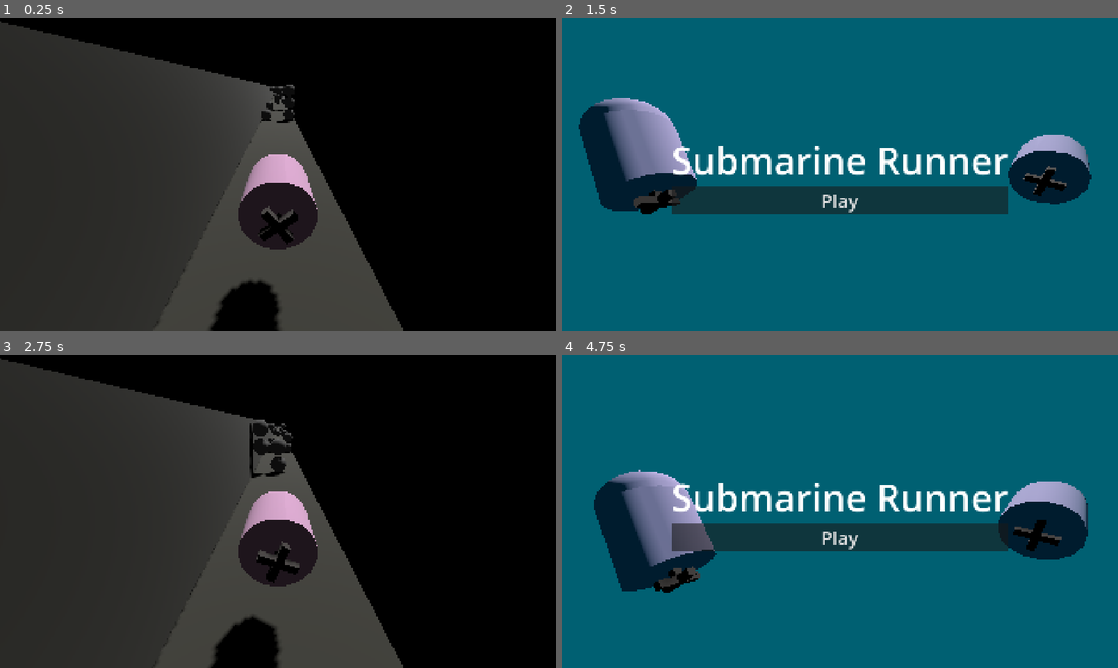
Above: before the commit, frames 1-4 (two rows, left to right).
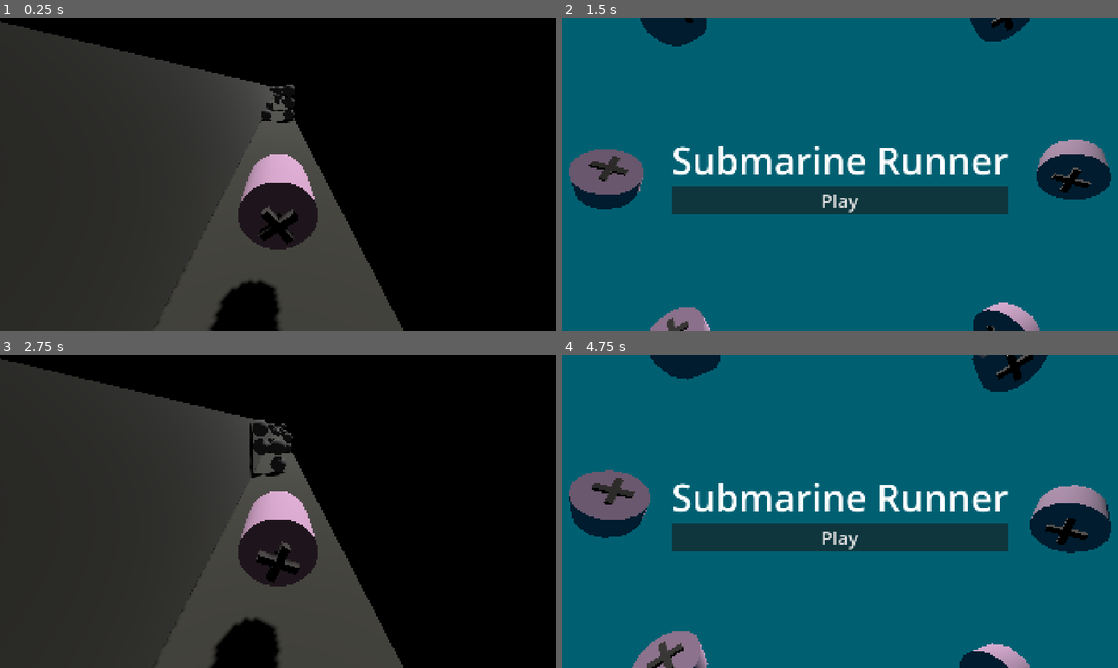
Above: after the commit, the same moments.

Repository: yunusey/submarine-runner
Game: Godot game, scene res://Main.tscn
Same seed, same stepped clock (60 frames per second), same inputs: the game is played once before the commit and once after it.
Inputs:
- Up to frame 1 (0.25 s): no input
- Up to frame 2 (1.5 s): hold D (move_right) 0.53-1.28 s; hold S (move_down) from 1.28 s (still down)
- Up to frame 3 (2.75 s): release S (move_down) at 2 s; click "Play" at 2 s
- Up to frame 4 (4.75 s): hold D (move_right) 2.78-3.53 s; hold W (move_up) 3.53-4.28 s; hold A (move_left) from 4.28 s (still down)

The runs differ from the first frame. In frame 1, less than 0.1% of the frame differs, in the area x 42-58%, y 43-88%; in frame 2, 11%; in frame 3, less than 0.1%; in frame 4, 14%, in the area x 1-99%, y 0-100%.

Commit message:
Improve the model's shading and animations

Diff:
--- a/MainMenu/Background/Background.tscn
+++ b/MainMenu/Background/Background.tscn
@@ -11,15 +11,44 @@
 [node name="DirectionalLight3D" type="DirectionalLight3D" parent="." unique_id=1991166864]
 transform = Transform3D(-0.8660254, -0.43301278, 0.25, 0, 0.49999997, 0.86602545, -0.50000006, 0.75, -0.43301266, 0, 0, 0)
 light_energy = 2.8
-shadow_enabled = true
 
 [node name="WorldEnvironment" type="WorldEnvironment" parent="." unique_id=921380346]
 environment = SubResource("Environment_e4dgc")
 
 [node name="Camera3D" type="Camera3D" parent="." unique_id=344525570]
-transform = Transform3D(1, 0, 0, 0, 1, 0, 0, 0, 1, 0, 0, 2)
+transform = Transform3D(1, 0, 0, 0, 1, 0, 0, 0, 1, 0, 0, 2.1594424)
 
-[node name="BackgroundSubmarine" parent="." unique_id=601615461 instance=ExtResource("2_t5mig")]
+[node name="SubmarineCluster1" type="Node3D" parent="." unique_id=552839712]
 
-[node name="BackgroundSubmarine2" parent="." unique_id=1087566212 instance=ExtResource("2_t5mig")]
-transform = Transform3D(-0.47839245, -0.84558296, -0.23691785, 0.68606526, -0.19148757, -0.701888, 0.54813784, -0.4983191, 0.6717313, 0, 0, 0)
+[node name="BackgroundSubmarineA" parent="SubmarineCluster1" unique_id=601615461 instance=ExtResource("2_t5mig")]
+transform = Transform3D(1, 0, 0, 0, 1, 0, 0, 0, 1, 0.3, 0, 0)
+
+[node name="BackgroundSubmarineB" parent="SubmarineCluster1" unique_id=408458672 instance=ExtResource("2_t5mig")]
+transform = Transform3D(-1, 8.742278e-08, 0, -8.742278e-08, -1, 0, 0, 0, 1, -0.3, 0, 0)
+
+[node name="SubmarineCluster2" type="Node3D" parent="." unique_id=1499914524]
+transform = Transform3D(0.70710677, 0.70710677, 0, -0.70710677, 0.70710677, 0, 0, 0, 1, 0, 0, 0)
+
+[node name="BackgroundSubmarineA" parent="SubmarineCluster2" unique_id=1251318293 instance=ExtResource("2_t5mig")]
+transform = Transform3D(1, 0, 0, 0, 1, 0, 0, 0, 1, 0.3, 0, 0)
+
+[node name="BackgroundSubmarineB" parent="SubmarineCluster2" unique_id=591703091 instance=ExtResource("2_t5mig")]
+transform = Transform3D(-1, 8.742278e-08, 0, -8.742278e-08, -1, 0, 0, 0, 1, -0.3, 0, 0)
+
+[node name="SubmarineCluster3" type="Node3D" parent="." unique_id=384256931]
+transform = Transform3D(-4.3711385e-08, 0.99999994, 0, -0.99999994, -4.3711385e-08, 0, 0, 0, 1, 0, 0, 0)
+
+[node name="BackgroundSubmarineA" parent="SubmarineCluster3" unique_id=1848853362 instance=ExtResource("2_t5mig")]
+transform = Transform3D(1, 0, 0, 0, 1, 0, 0, 0, 1, 0.3, 0, 0)
+
+[node name="BackgroundSubmarineB" parent="SubmarineCluster3" unique_id=194150528 instance=ExtResource("2_t5mig")]
+transform = Transform3D(-1, 8.742278e-08, 0, -8.742278e-08, -1, 0, 0, 0, 1, -0.3, 0, 0)
+
+[node name="SubmarineCluster4" type="Node3D" parent="." unique_id=1231106361]
+transform = Transform3D(-0.7071067, 0.7071067, 0, -0.7071067, -0.7071067, 0, 0, 0, 1, 0, 0, 0)
+
+[node name="BackgroundSubmarineA" parent="SubmarineCluster4" unique_id=399101451 instance=ExtResource("2_t5mig")]
+transform = Transform3D(1, 0, 0, 0, 1, 0, 0, 0, 1, 0.3, 0, 0)
+
+[node name="BackgroundSubmarineB" parent="SubmarineCluster4" unique_id=1046260910 instance=ExtResource("2_t5mig")]
+transform = Transform3D(-1, 8.742278e-08, 0, -8.742278e-08, -1, 0, 0, 0, 1, -0.3, 0, 0)
Binary file changed: Models/Submarine.glb
Not shown, changed: Models/Submarine.blend
